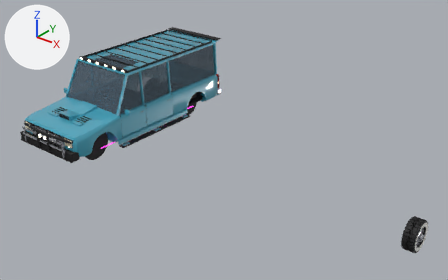
What one commit did to the glTF model ShorelineSix.glb.
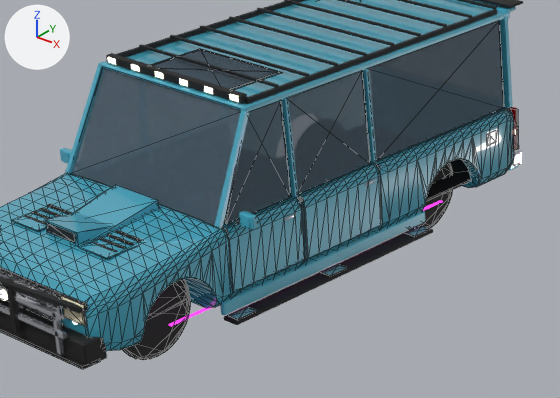
Each version appears first whole from a 50 mm lens placed at (42.7, -38.0, 25.8), pointed at (12.6, -0.3, 2.5), and next in a close-up on the part from 10% to 52% of the width and 13% to 62% of the height. Arrows for +X, +Y and +Z are at upper left; the lights stay in place. The last two pictures show the newer version. The close-ups show mesh edges as thin lines. Vertices at exactly the same position are counted once.

In view in the first close-up: 'ShorelineSix_Body', 'ShorelineSix_Carpet', 'ShorelineSix_Glass', 'ShorelineSix_OptTopRackDark', 'ShorelineSix_PanelDoorL', 'ShorelineSix_PanelDoorRL', 'ShorelineSix_PanelHood', 'ShorelineSix_PanelRoof', 'ShorelineSix_PanelSideL', 'ShorelineSix_RoofBody', 'ShorelineSix_RoofGlass', 'ShorelineSix_RoofGlass__DoorL', 'ShorelineSix_RoofGlass__DoorRL', 'ShorelineSix_Under' and 41 more.
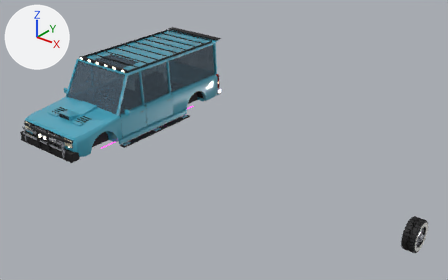
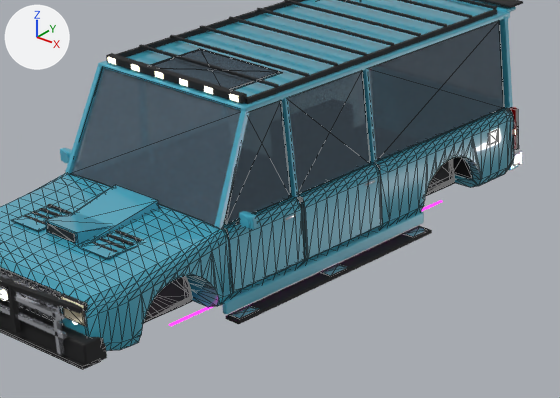
What the commit changed:
me_shorelinesix_body has 700 vertices, 1084 faces and spans x -3.8..3.8, y -9.2..10.0, z 1.1..3.7.
me_shorelinesix_body is used by ob_shorelinesix_body; location (0.0, 0.0, 0.0).
me_shorelinesix_body part 1: 112 of 700 vertices moved; they spanned x -3.8..3.8, y 4.7..7.7, z 1.1..2.7 and now span x -3.8..3.8, y 4.6..7.8, z 1.1..2.8; mean shift (0.0, 0.0, 0.0); largest move (3.4, 5.7, 2.6) -> (3.8, 5.7, 2.7).
me_shorelinesix_body part 2: 1 of the vertices in x 3.8, y -4.8, z 1.7 are moved by (0.0, 0.0, 0.2).
me_shorelinesix_carpet is used by ob_shorelinesix_carpet; location (0.0, 0.0, 0.0).
me_shorelinesix_carpet had 8 vertices, 12 faces and spanned x -3.4..3.4, y -4.1..9.45, z 1.38..1.46.
me_shorelinesix_carpet now has 80 vertices, 132 faces and spans x -3.4..3.4, y -4.1..9.45, z 1.38..2.9.
me_shorelinesix_carpet part 3: a new loose piece, a box spanning x 2.415..3.4, y 7.77..7.83, z 1.38..2.9, in mat_shorelinesix_carpet (black #19191c).
Other edits to the shape of me_shorelinesix_carpet do not show in these pictures.
me_shorelinesix_panelsidel has 237 vertices, 310 faces and spans x 3.4..3.8, y -9.0..10.0, z 1.2..3.6.
me_shorelinesix_panelsidel is used by ob_shorelinesix_panelsidel; location (0.0, 0.0, 0.0).
me_shorelinesix_panelsidel part 4: 13 of the vertices in x 3.8, y -7.1..-5.3, z 2.4..2.7 are moved by (0.0, 0.0, 0.1).
me_shorelinesix_panelsidel part 5: 1 of the vertices in x 3.8, y -4.8, z 1.7 are moved by (0.0, 0.0, 0.2).
me_shorelinesix_panelsidel part 6: 28 of the vertices in x 3.7..3.8, y 4.7..7.7, z 1.2..2.7 are moved by (0.0, 0.0, 0.1).
me_shorelinesix_under is used by ob_shorelinesix_under; location (0.0, 0.0, 0.0).
me_shorelinesix_under had 288 vertices, 556 faces and spanned x -2.6..3.8, y -8.5..8.6, z -0.2..3.1.
me_shorelinesix_under now has 288 vertices, 556 faces and spans x -2.6..3.8, y -8.5..8.6, z 1.1..3.1.
me_shorelinesix_under part 7: 10 vertices moved within x 2.5..3.8, y 4.7..8.6, z 1.2..3.1; 62 vertices removed from x 2.5..3.8, y 4.8..8.1, z -0.2..3.1; 62 vertices added at x 2.5..3.8, y 4.7..8.2, z 1.1..3.1.
me_shorelinesix_under part 8: 6 vertices moved within x 2.5..2.6, y -7.6..-4.7, z 1.2..1.8; 58 vertices removed from x 2.5..2.6, y -7.7..-4.8, z -0.2..2.7; 58 vertices added at x 2.5..2.6, y -7.8..-4.7, z 1.1..2.8.
Other edits to the shape of me_shorelinesix_under do not show in these pictures.

Pixel boxes (x1, y1, x2, y2) of what changed, in the close-ups (560 x 398 px; the box of a moved part takes in the faces that stretch with it):
'ShorelineSix_Under', reshaped (mostly hidden): before (122, 162, 453, 360); after (143, 160, 455, 323)
'ShorelineSix_Carpet', reshaped: before (426, 159, 471, 201); after (450, 157, 472, 179)
part 1 of me_shorelinesix_body, moved or reshaped: before (461, 159, 480, 188); after (454, 157, 481, 187)
part 2 of me_shorelinesix_body, moved or reshaped: before (184, 279, 215, 296); after (190, 283, 217, 294)
part 3 of me_shorelinesix_carpet, added: after (453, 157, 472, 179)
part 4 of me_shorelinesix_panelsidel, moved or reshaped: before (156, 251, 212, 299); after (155, 251, 212, 297)
part 5 of me_shorelinesix_panelsidel, moved or reshaped: before (212, 259, 216, 296); after (212, 256, 217, 292)
part 6 of me_shorelinesix_panelsidel, moved or reshaped: (417, 136, 482, 212) in both
part 7 of me_shorelinesix_under, moved or reshaped: before (409, 162, 453, 230); after (426, 160, 455, 196)
part 8 of me_shorelinesix_under, moved or reshaped: before (122, 279, 190, 360); after (143, 276, 192, 323)
